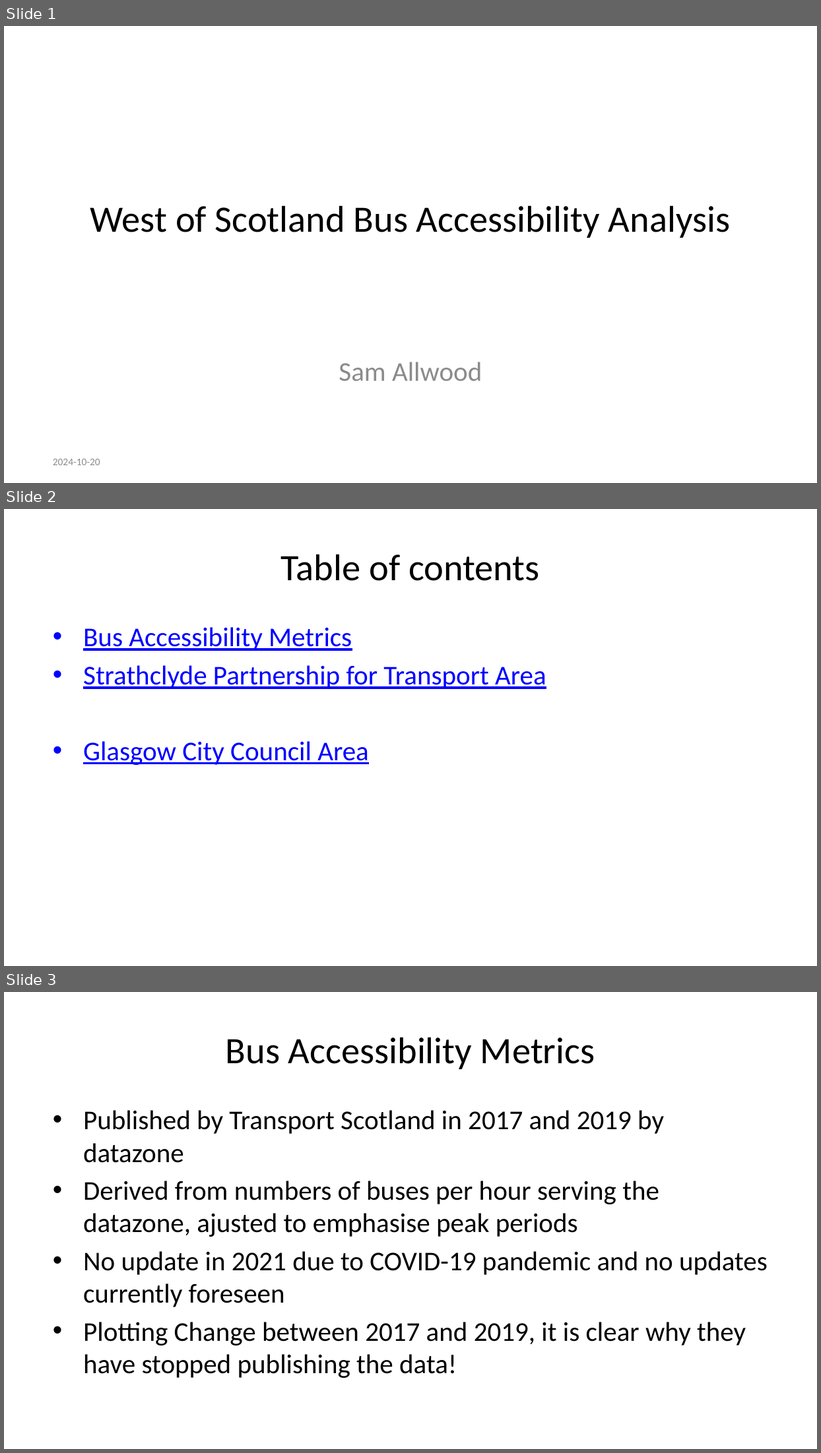
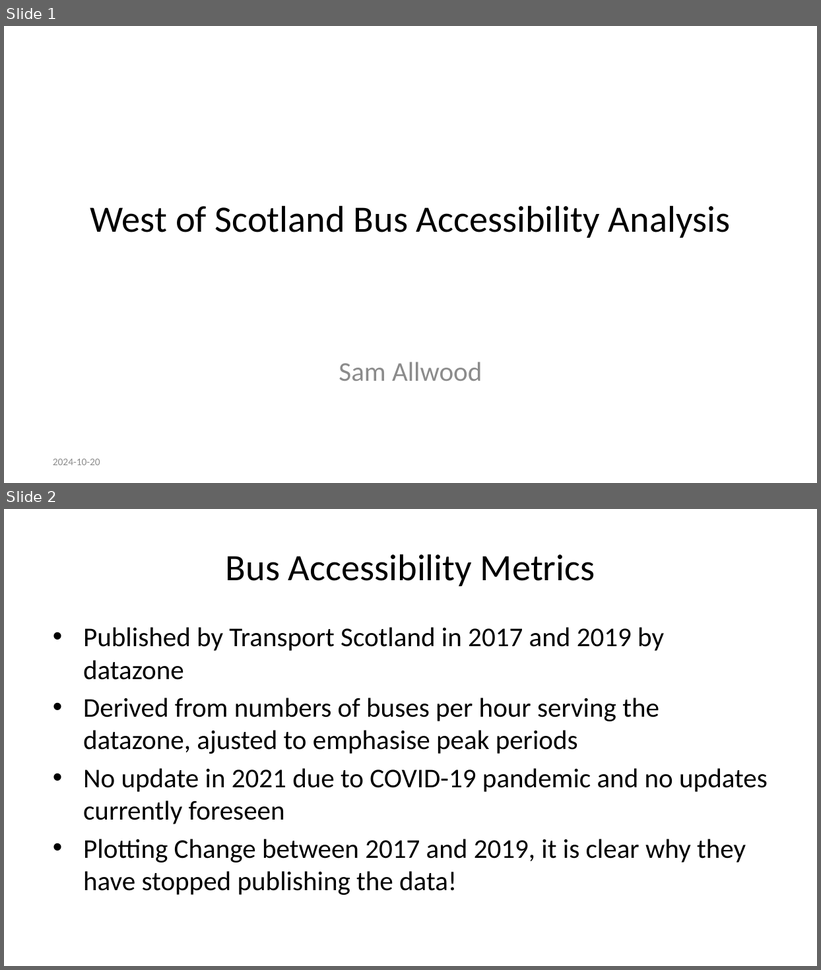
Before and after one commit to SamAllwood/Scotland_Bus_Access, a slide deck: slides.pptx. Shown one above the other, each under a label of ours: slides 1, 2 and 3 before the commit, slides 1 and 2 after it. The pictures are 821x1453 and 821x970 pixels, drawn with LibreOffice and Linux fonts; fonts in the diff are those of the drawing. Boxes give left, top, right and bottom in pixels: in the first picture for what was removed or moved away, otherwise in the second. Text is boxed around its words. In the diff, an @@ line names an element or a change of style, - is before the commit and + after.

Commit message:
Add rendered slides.pptx

```diff
--- a/slides.pptx
+++ b/slides.pptx
@@ slide 2 removed at bbox=[4, 509, 817, 966], background #FFFFFF @@
@@ title removed at bbox=[281, 554, 540, 581] @@
-Table of contents
@@ text removed at bbox=[83, 627, 547, 765] @@
-• Bus Accessibility Metrics
-• Strathclyde Partnership for Transport Area
-• Glasgow City Council Area
@@ what was slide 3 is now slide 2 @@
```
